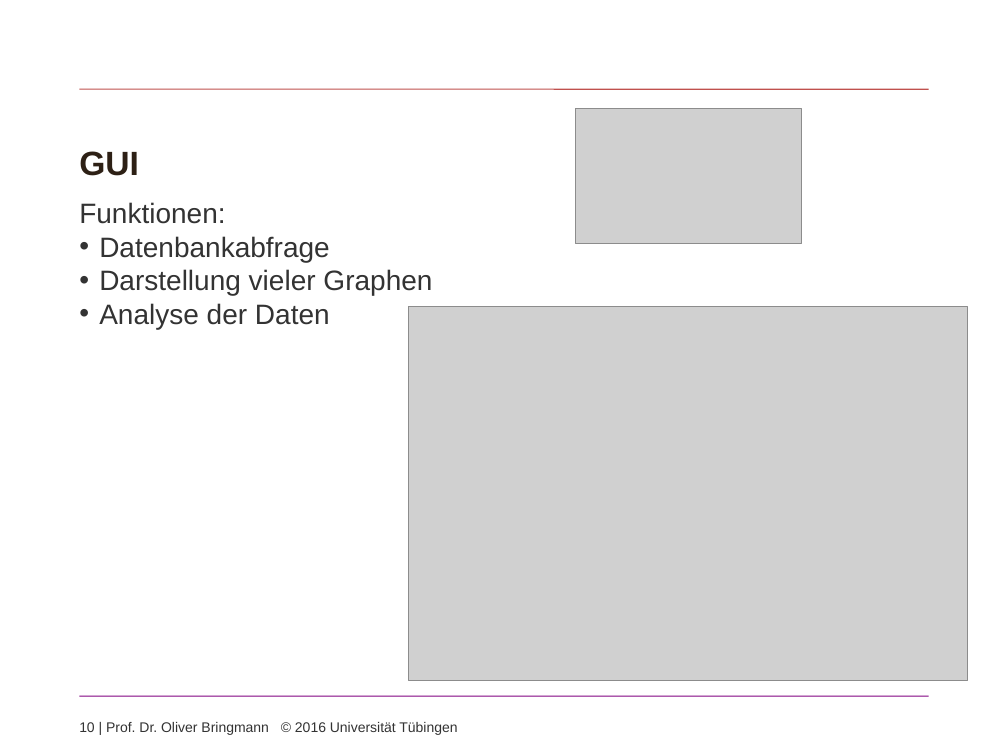
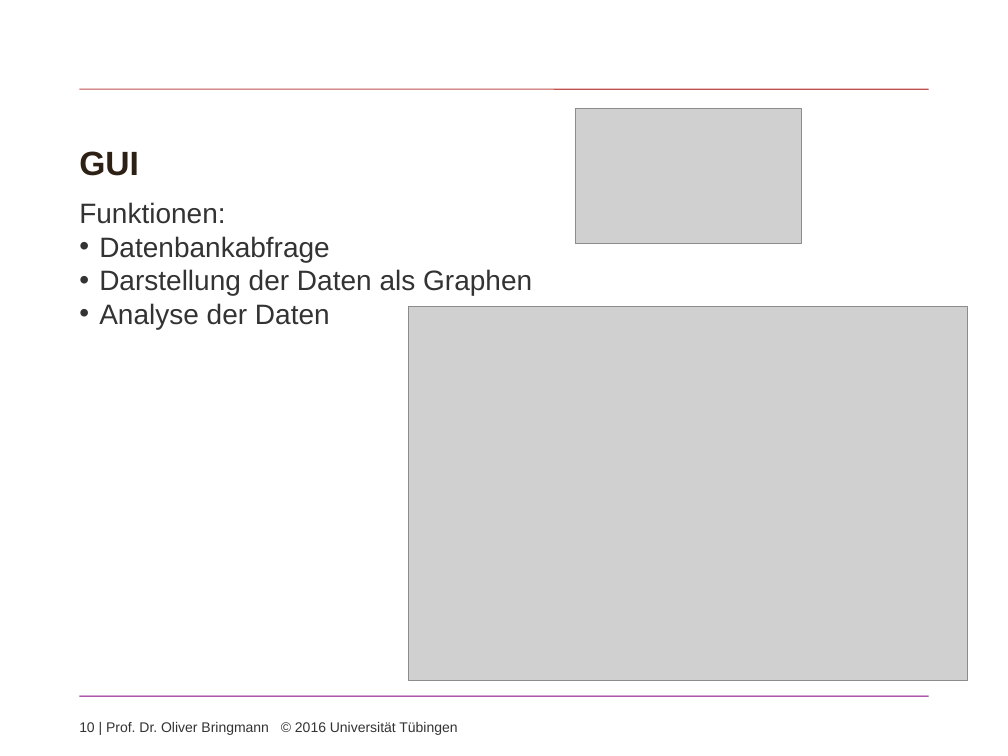
Before and after one commit to speedbyte/ProjectManagement, a slide deck: slide 10 of TeamWebProjectManagement/Praesentation/ProgrammierprojektSS2016.pptx. Drawn at 1008x756 pixels with LibreOffice and Linux fonts; fonts in the diff are those of the drawing; grey boxes stand for pictures; background and template pictures are left out. Boxes give left, top, right and bottom in pixels: in the first picture for what was removed or moved away, otherwise in the second. Text is boxed around its words. In the diff, an @@ line names an element or a change of style, - is before the commit and + after.

```diff
--- a/TeamWebProjectManagement/Praesentation/ProgrammierprojektSS2016.pptx
+++ b/TeamWebProjectManagement/Praesentation/ProgrammierprojektSS2016.pptx
@@ text at [99, 269, 532, 295]: text changed @@
-• Darstellung vieler Graphen
+• Darstellung der Daten als Graphen
```
Also in this commit, not shown: 2 other slides changed.
